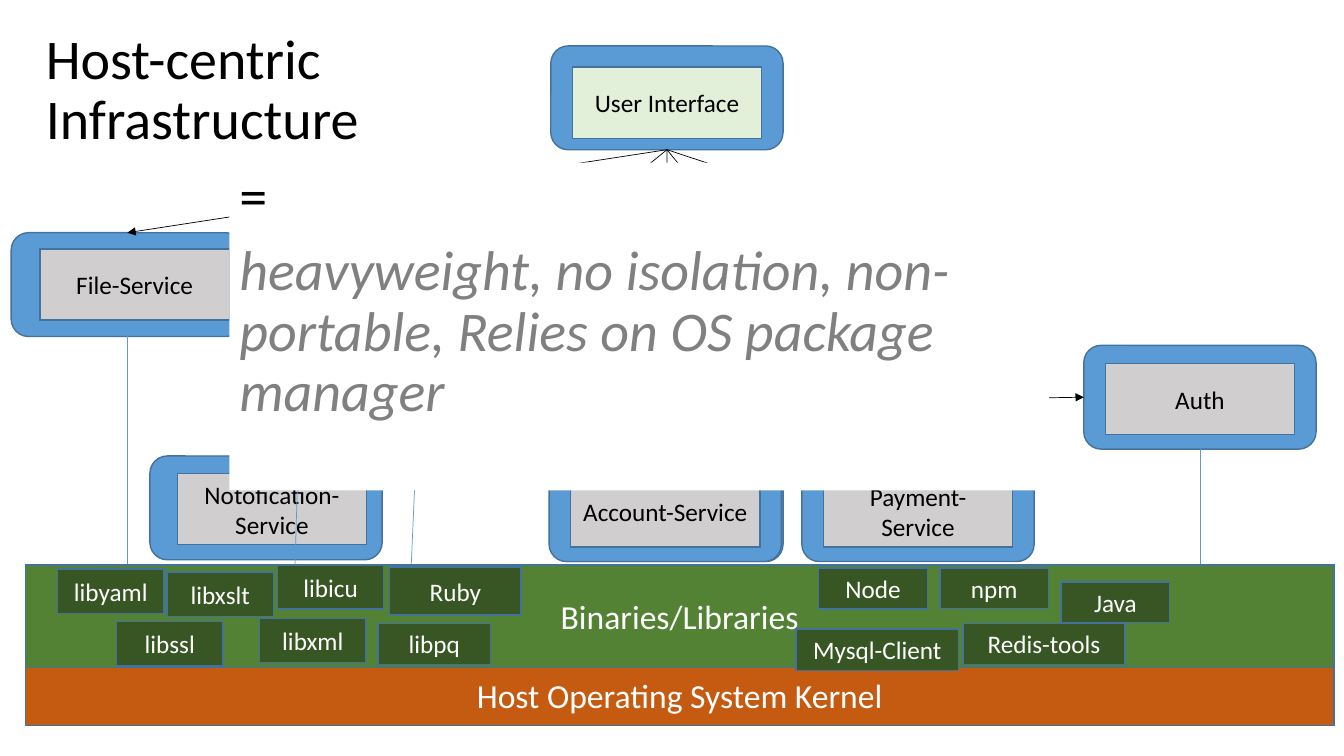
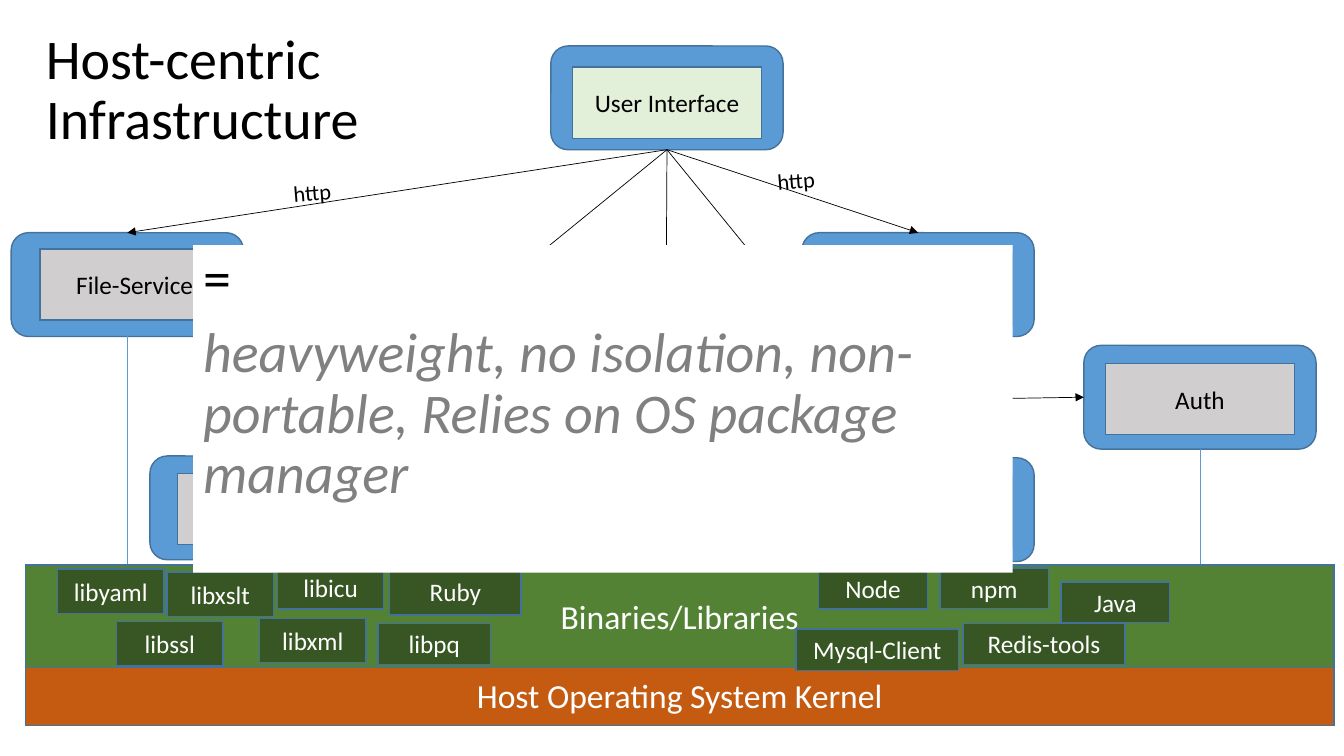
Before and after one commit to navivi/k8s-training, a slide deck: slide 6 of day-1/Using Kubernetes Day 1.pptx (slide 12 before the commit). Drawn at 1344x756 pixels with LibreOffice and Linux fonts; fonts in the diff are those of the drawing. Boxes give left, top, right and bottom in pixels: in the first picture for what was removed or moved away, otherwise in the second. Text is boxed around its words. In the diff, an @@ line names an element or a change of style, - is before the commit and + after.

```diff
--- a/day-1/Using Kubernetes Day 1.pptx
+++ b/day-1/Using Kubernetes Day 1.pptx
@@ text added at bbox=[778, 174, 815, 196], 16 pt, text #000000 @@
+http
@@ text added at bbox=[294, 186, 331, 208], 16 pt, text #000000 @@
+http
@@ rounded rectangle: place and size @@
-rounded rectangle at bbox=[552, 458, 783, 562]
+rounded rectangle at bbox=[803, 233, 1034, 337]
@@ rectangle "=": place and size @@
-rectangle "=" at bbox=[230, 163, 1050, 491]
+rectangle "=" at bbox=[194, 245, 1013, 573]
@@ text added at bbox=[712, 243, 751, 245], 16 pt, text #000000 @@
+grpc
@@ rectangle added at bbox=[824, 254, 1013, 326], fill #D0CECE, outline #43739E 1 pt @@
@@ rounded rectangle removed at bbox=[549, 458, 781, 562] @@
@@ rectangle removed at bbox=[571, 476, 760, 547] @@
-Account-Service
@@ text in rectangle at bbox=[870, 486, 966, 536]: text removed @@
-Payment-Service
```
Also in this commit, not shown: 6 slides removed.
